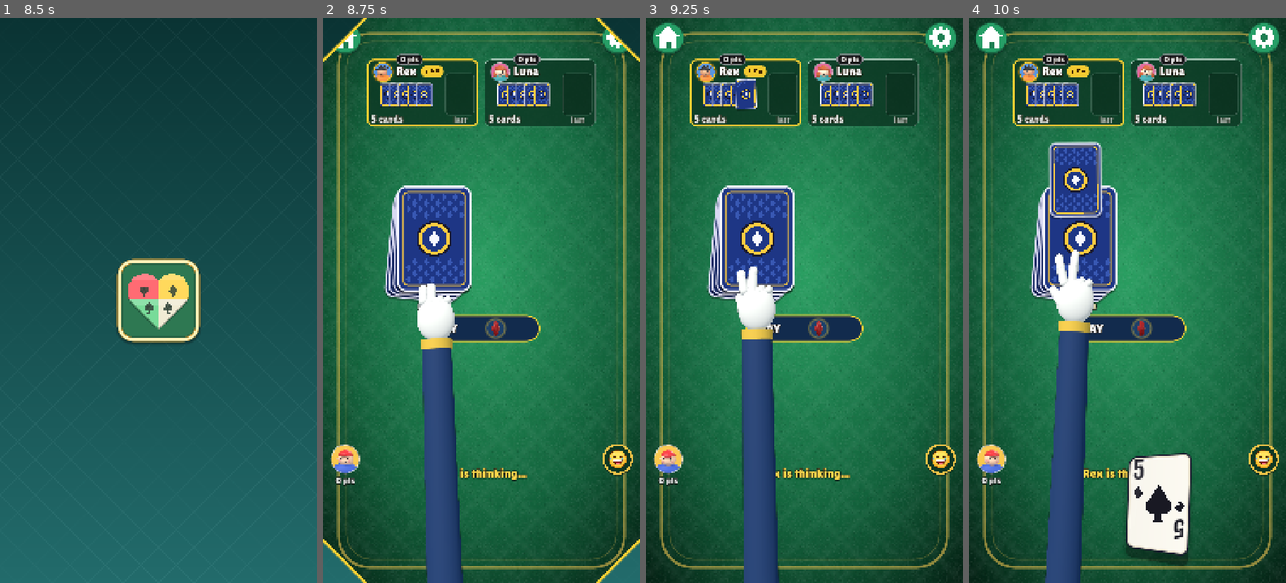
Above: before the commit, frames 1-4 (left to right).
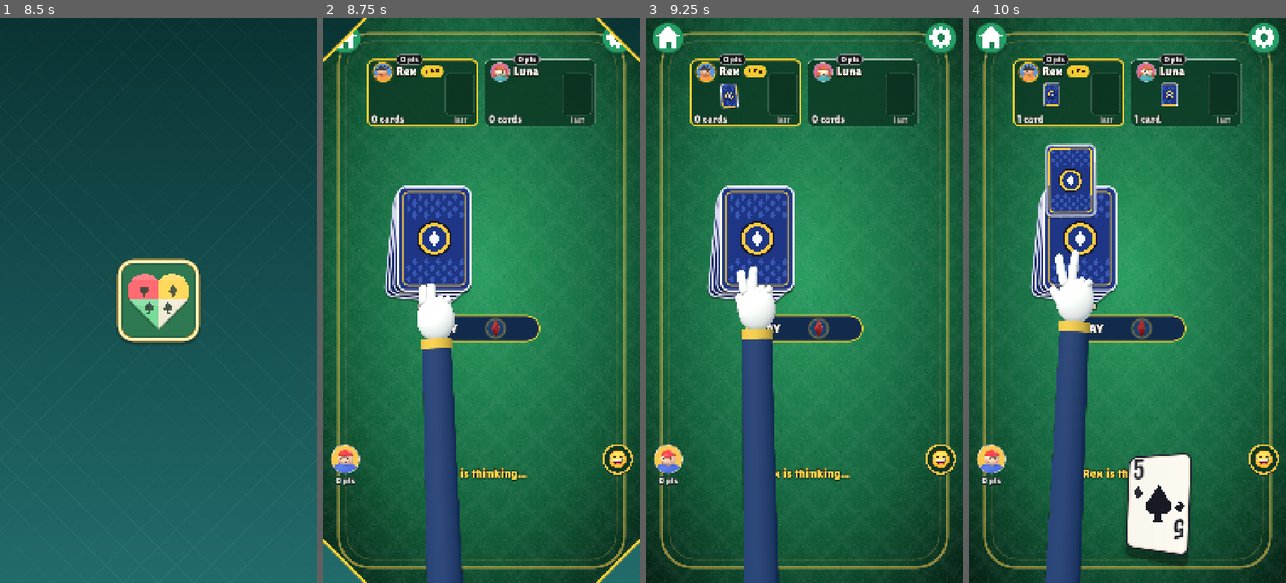
Above: after the commit, the same moments.

Repository: lambou/jcommand-cards-monorepo
Game: Godot game, scene res://scenes/main.tscn
Same seed, same stepped clock (60 frames per second), same inputs: the game is played once before the commit and once after it.
Inputs (mouse positions are in pixels of both pictures, inside the frame that each line leads up to):
- Up to frame 1 (8.5 s): tap Enter at 0.5 s; move the mouse to (228, 272) at 0.52 s; hold Right 0.53-1.25 s; click (228, 272) at 0.67 s; tap Space at 0.77 s; drag from (95, 328) to (142, 413) at 1.27 s; move the mouse to (190, 176) at 2.02 s; hold Right 2.03-2.75 s; drag from (142, 413) to (63, 215) at 2.77 s; click "Easy" at 3.5 s; click "Easy" at 4.25 s; click "Normal" at 5 s; click "Normal" at 5.75 s; click "PLAY" at 6.5 s; click "PLAY" at 7.25 s; drag from (256, 18) to (174, 300) at 8.02 s
- Up to frame 2 (8.75 s): no input
- Up to frame 3 (9.25 s): drag from (756, 238) to (756, 159) at 8.77 s
- Up to frame 4 (10 s): move the mouse to (1178, 108) at 9.52 s; hold Left from 9.53 s (still down); click (1178, 108) at 9.67 s

Frame 1 is identical in both runs. In frame 2, 1.6% of the frame differs, in the area x 14-72%, y 11-19%; in frame 3, 1.7%; in frame 4, 3.1%, in the area x 14-72%, y 11-36%.

Commit message:
Bot seats: count cards as they land and glide the fan instead of snapping
- A bot's seat counts a drawn/dealt card only when its flight lands.
- The fan's layout glides toward the real count, so the other cards slide aside smoothly.
- Flights land in the exact slot (and size) the new card takes in the fan.
- Tests: test_bot_draw_count (counts follow flights, no fan card jumps); fix suit name in test_bot_gate.

Co-Authored-By: Claude Sonnet 5.5 <noreply@anthropic.com>

Diff:
--- /dev/null
+++ b/apps/mobile/scripts/tests/test_bot_draw_count.gd
@@ -0,0 +1,150 @@
+extends SceneTree
+## A bot's seat must not show a card before the card has flown there: not while dealing, and not when it draws from
+## the bank (the seat's count only goes up as each flight lands).
+##   godot --headless --path apps/mobile -s res://scripts/tests/test_bot_draw_count.gd
+
+const Table := preload("res://scripts/ui/table.gd")
+const Settings := preload("res://scripts/game/settings.gd")
+const DealPlan := preload("res://scripts/game/deal_plan.gd")
+const CardEngine := preload("res://scripts/engine/engine.gd")
+
+var failures: Array = []
+
+
+func _init() -> void:
+	_run()
+
+
+func _check(ok: bool, msg: String) -> void:
+	if not ok:
+		failures.append(msg)
+
+
+func _flyers(t: Control) -> int:
+	var n := 0
+	for f in t.fx.get_children():
+		if f is Control and f.visible and not f.has_meta("standin"):
+			n += 1
+	return n
+
+
+## x of every drawn fan card of the bot's seat right now.
+func _fan_xs(t: Control) -> Array:
+	var v: Control = t.opp_views["bot1"]
+	var fan_w: float = v.mini_rect().position.x - 28.0
+	var xs: Array = []
+	for i in mini(v.count, v.FAN_MAX):
+		xs.append(v._fan_x(i, maxf(v.lay_n, float(i + 1)), fan_w))
+	return xs
+
+
+## Largest one-frame move of a card that was already there (the newcomer has no previous position).
+func _jump(prev: Array, cur: Array) -> float:
+	var worst := 0.0
+	for i in mini(prev.size(), cur.size()):
+		worst = maxf(worst, absf(float(cur[i]) - float(prev[i])))
+	return worst
+
+
+func _run() -> void:
+	await process_frame
+	Settings.load_settings()
+	Settings.deal_style = DealPlan.FLY
+	Settings.reduce_motion = false
+	var t: Control = Table.new()
+	root.add_child(t)
+	await process_frame
+	t.bots = 1
+	t.difficulty = "normal"
+	t._build()
+	t.game.bot_delay = 99.0 # we drive the bot by hand
+	t.game.bot_delay_max = -1.0
+	t.game.start(1, "normal", 3)
+	var hand_n: int = (t.game.state["players"][1]["hand"] as Array).size()
+
+	# 1. The deal: the bot's count climbs card by card and never starts at its full hand.
+	var seen: Array = []
+	var worst_deal := 0.0
+	var prev_xs: Array = []
+	var elapsed := 0.0
+	while t._dealing and elapsed < 10.0:
+		await process_frame
+		elapsed += root.get_process_delta_time()
+		seen.append(int(t.opp_views["bot1"].count))
+		var xs := _fan_xs(t)
+		worst_deal = maxf(worst_deal, _jump(prev_xs, xs))
+		prev_xs = xs
+	_check(seen.size() > 5 and int(seen[0]) < hand_n, "deal: the bot's seat does not start with its full hand (first %s of %d)" % [str(seen[0] if seen.size() > 0 else -1), hand_n])
+	var mono := true
+	for i in range(1, seen.size()):
+		if int(seen[i]) < int(seen[i - 1]):
+			mono = false
+	_check(mono, "deal: the bot's count only ever goes up")
+	_check(worst_deal < 8.0, "deal: no fan card jumps (worst %.1f px in one frame)" % worst_deal)
+	await create_timer(0.3).timeout
+	_check(int(t.opp_views["bot1"].count) == hand_n, "deal: the bot ends with its full hand (%d)" % int(t.opp_views["bot1"].count))
+
+	# 2. A bot draw: the count stays until the card lands.
+	if t.game.is_human_turn():
+		var acts: Array = CardEngine.legal_actions(t.game.state, "you")
+		var a: Dictionary = acts[0]
+		if a["type"] == "play":
+			t.game.human_play(a["cardId"], "H")
+		elif a["type"] == "draw":
+			t.game.human_draw()
+		else:
+			t.game.human_take_penalty()
+		await create_timer(2.0).timeout
+	var before: int = int(t.opp_views["bot1"].count)
+	var actual_before: int = (t.game.state["players"][1]["hand"] as Array).size()
+	if t.game.current_id() == "bot1":
+		var legal: Array = CardEngine.legal_actions(t.game.state, "bot1")
+		var act := {}
+		for a in legal:
+			if a["type"] == "draw" or a["type"] == "takePenalty":
+				act = a
+		if act.is_empty():
+			print("SKIP: the bot had no draw action in this position")
+		else:
+			t.game._apply(act)
+			var actual_after: int = (t.game.state["players"][1]["hand"] as Array).size()
+			var gained := actual_after - actual_before
+			await process_frame
+			var early := 0
+			var guard := 0
+			var worst_draw := 0.0
+			var prev_d := _fan_xs(t)
+			var landed := false
+			while guard < 300:
+				var c: int = int(t.opp_views["bot1"].count)
+				if _flyers(t) > 0 and c > before:
+					early += 1
+				if c == before + gained:
+					landed = true
+					break
+				await process_frame
+				var cur_d := _fan_xs(t)
+				worst_draw = maxf(worst_draw, _jump(prev_d, cur_d))
+				prev_d = cur_d
+				guard += 1
+			_check(gained > 0, "the bot drew at least one card (%d)" % gained)
+			_check(early == 0, "draw: the seat never shows a card while one is still flying (%d early frames)" % early)
+			var tail := 0.0
+			while tail < 0.5: # keep watching while the other cards glide into their new places
+				await process_frame
+				tail += root.get_process_delta_time()
+				var cur_t := _fan_xs(t)
+				worst_draw = maxf(worst_draw, _jump(prev_d, cur_t))
+				prev_d = cur_t
+			_check(worst_draw < 8.0, "draw: no fan card jumps (worst %.1f px in one frame)" % worst_draw)
+			_check(landed, "draw: the seat ends with the drawn card(s) counted")
+	else:
+		print("SKIP: not the bot's turn after the human move")
+
+	if failures.is_empty():
+		print("PASS: bot seat counts follow the flights")
+		quit(0)
+	else:
+		for f in failures:
+			printerr("FAIL " + f)
+		quit(1)
--- a/apps/mobile/scripts/tests/test_bot_gate.gd
+++ b/apps/mobile/scripts/tests/test_bot_gate.gd
@@ -38,7 +38,7 @@
 	var answered := [-1.0]
 	g.updated.connect(func(_e): if answered[0] < 0.0: answered[0] = float(Time.get_ticks_msec() - t0) / 1000.0)
 	match act["type"]:
-		"play": g.human_play(act["cardId"], "hearts")
+		"play": g.human_play(act["cardId"], "H")
 		"draw": g.human_draw()
 		_: g.human_take_penalty()
 	answered[0] = -1.0 # ignore the human's own update; wait for the next one
--- a/apps/mobile/scripts/ui/opponent_view.gd
+++ b/apps/mobile/scripts/ui/opponent_view.gd
@@ -11,6 +11,10 @@
 var player_name := ""
 var avatar_index := 0
 var count := 0
+var lay_n := 0.0 # the card count the fan is laid out for: glides toward `count`, so the cards slide to make room
+var _fan_seen := false
+const FAN_MAX := 8
+const FAN_SPEED := 7.0 # cards per second the fan's layout glides
 var active := false
 var status := ""
 var has_last := false
@@ -82,6 +86,9 @@
 	set_process(true) # avatar idle animation + CHECK pulse
 	player_name = p_name
 	count = p_count
+	if not _fan_seen: # the first look at a seat (or a resumed game) shows the fan as it is, no glide
+		_fan_seen = true
+		lay_n = float(count)
 	active = p_active
 	status = p_status
 	_set_out(p_status != "" and p_status != "Last card played!")
@@ -189,8 +196,41 @@
 	return font.get_string_size(text, HORIZONTAL_ALIGNMENT_LEFT, -1, 28).x
 
 
-func _process(_delta: float) -> void:
-	queue_redraw() # drives the CHECK pulse
+## Where card `index` of the fan sits (in this seat's own coordinates) once it has just arrived, and how wide it
+## is: the table flies a drawn / dealt card to exactly there, so it lands in its slot without a snap.
+func slot_center(index: int) -> Vector2:
+	var fan_w := mini_rect().position.x - 28.0
+	var i := clampi(index, 0, FAN_MAX - 1)
+	var cw := _fan_card_w(fan_w)
+	return Vector2(_fan_x(i, float(i + 1), fan_w) + cw / 2.0, _fan_y(fan_w) + cw * 1.42 / 2.0)
+
+
+func fan_card_width() -> float:
+	return _fan_card_w(mini_rect().position.x - 28.0)
+
+
+func _fan_card_w(fan_w: float) -> float:
+	return minf(56.0, fan_w * 0.3)
+
+
+## Left edge of card `i` when the fan is laid out for `n` cards (n may be fractional while it glides).
+func _fan_x(i: int, n: float, fan_w: float) -> float:
+	var cw := _fan_card_w(fan_w)
+	var nn := clampf(n, 1.0, float(FAN_MAX))
+	var spread := minf(cw * 0.55, (fan_w - cw) / maxf(nn - 1.0, 1.0))
+	var total_w := cw + spread * (nn - 1.0)
+	return 14.0 + (fan_w - total_w) / 2.0 + spread * float(i)
+
+
+func _fan_y(fan_w: float) -> float:
+	var chh := _fan_card_w(fan_w) * 1.42
+	return 64.0 + (maxf(size.y - 64.0 - 52.0, chh) - chh) / 2.0
+
+
+func _process(delta: float) -> void:
+	if not is_equal_approx(lay_n, float(count)):
+		lay_n = float(count) if Settings.reduce() else move_toward(lay_n, float(count), delta * FAN_SPEED)
+	queue_redraw() # drives the CHECK pulse and the fan's glide
 	if out:
 		stamp.queue_redraw() # the crown's sway
 
@@ -262,16 +302,13 @@
 	var mr := mini_rect()
 	var fan_w := mr.position.x - 28.0
 
-	# Fan of card backs (at most 8 drawn), left of the last-played preview.
-	var shown := mini(count, 8)
-	var cw := minf(56.0, fan_w * 0.3)
+	# Fan of card backs (at most FAN_MAX drawn), left of the last-played preview. A card that just arrived sits in the
+	# slot the flying card landed in; the others glide to their new places as `lay_n` catches up with `count`.
+	var cw := _fan_card_w(fan_w)
 	var chh := cw * 1.42
-	var spread := minf(cw * 0.55, (fan_w - cw) / maxf(float(shown - 1), 1.0))
-	var total_w := cw + spread * float(maxi(shown - 1, 0))
-	var x0 := 14.0 + (fan_w - total_w) / 2.0
-	var y0 := 64.0 + (maxf(size.y - 64.0 - 52.0, chh) - chh) / 2.0
-	for i in shown:
-		var r := Rect2(Vector2(x0 + spread * i, y0), Vector2(cw, chh))
+	var y0 := _fan_y(fan_w)
+	for i in mini(count, FAN_MAX):
+		var r := Rect2(Vector2(_fan_x(i, maxf(lay_n, float(i + 1)), fan_w), y0), Vector2(cw, chh))
 		CardView.draw_back(self, r)
 
 	var label := "%d card%s" % [count, "" if count == 1 else "s"]
--- a/apps/mobile/scripts/ui/table.gd
+++ b/apps/mobile/scripts/ui/table.gd
@@ -93,6 +93,7 @@
 var _turn_gate_ms := 0 # when the last queued turn change is due
 var _turn_serial := 0 # bumped on reset so stale timers do nothing
 var _hidden: Dictionary = {} # card id -> true: hand cards still "in flight"
+var _incoming: Dictionary = {} # bot id -> cards still flying to its seat (not yet counted in its seat's card count)
 var _last_played: Dictionary = {} # player id -> card
 var _stack_note := ""
 var _sliding := 0 # 2s currently sliding under the pile
@@ -218,6 +219,7 @@
 	hand_views.clear()
 	_log.clear()
 	_hidden.clear()
+	_incoming.clear()
 	_last_played.clear()
 	_last_floor_id = -1
 	_floor_held = -1
@@ -686,6 +688,16 @@
 			new_ids.append(c["id"])
 			_hidden[c["id"]] = true
 
+	# A bot's drawn / dealt cards are not counted on its seat until their flights land (see _land_bot).
+	if first:
+		for p in st["players"]:
+			if p["id"] != ME:
+				_incoming[p["id"]] = (p["hand"] as Array).size()
+	else:
+		for e in events:
+			if (e["type"] == "draw" or e["type"] == "penaltyTaken") and e["playerId"] != ME and int(e["count"]) > 0:
+				_incoming[e["playerId"]] = int(_incoming.get(e["playerId"], 0)) + int(e["count"])
+
 	# The new top card appears on the stack only when its flight lands.
 	_floor_held = -1
 	if first:
@@ -931,9 +943,9 @@
 			# The hand's own throw launches the card (one clock), so the fingers and the card never drift apart.
 			_dealer_throw(float(step["grab"]), float(step["send"]) - float(step["grab"]), dealer, plan["flick"],
 					_deal_aim(_deal_target_x(seat, card), bank_c.x), bank_c, bank_w,
-					func(): _deal_flight(seat, card, bank_c, bank_w, 0.0, style))
+					func(): _deal_flight(seat, card, bank_c, bank_w, 0.0, style, int(step["round"])))
 		else:
-			_deal_flight(seat, card, bank_c, bank_w, float(step["send"]), style)
+			_deal_flight(seat, card, bank_c, bank_w, float(step["send"]), style, int(step["round"]))
 	# Then the starting card is turned over onto the stack.
 	var floor_card: Dictionary = st["stack"][st["stack"].size() - 1]
 	var send := float(plan["start"]["send"])
@@ -978,7 +990,7 @@
 
 ## One dealt card flying from the bank to `seat` at time `send`. Yours is shown face-up as it lands.
 ## Its one sound plays as it leaves (see _deal_tick), not on landing, so it is on the dealer's throw.
-func _deal_flight(seat: String, card: Dictionary, bank_c: Vector2, bank_w: float, send: float, style: int) -> Control:
+func _deal_flight(seat: String, card: Dictionary, bank_c: Vector2, bank_w: float, send: float, style: int, round_index: int = 0) -> Control:
 	if seat == ME:
 		var hv := _hand_view(card["id"])
 		if hv == null:
@@ -992,7 +1004,9 @@
 			mine = _fly_flip(card, bank_c, bank_w, _center(hv), hv.size.x, send, landed, false, hv) # peeled and turned, like a draw
 		_deal_tick(mine, send)
 		return mine
-	var flyer := _fly({}, false, false, bank_c, bank_w, _seat_center(seat), 70.0, send, FLY, Callable())
+	var opp: Control = opp_views[seat]
+	var slot: Vector2 = opp.position + opp.slot_center(round_index)
+	var flyer := _fly({}, false, false, bank_c, bank_w, slot, opp.fan_card_width(), send, FLY, func(): _land_bot(seat, 1))
 	_deal_tick(flyer, send)
 	if style != DealPlan.FLY and flyer != null and not Settings.reduce(): # a little flick as it leaves the hand
 		var spin := _react_rng.randf_range(-0.35, 0.35)
@@ -1197,8 +1211,14 @@
 			slide_to.y = minf(slide_to.y - _hand_card_size().y * 0.1, size.y - 210.0)
 			slide_t = maxf(STAGGER * float(n - 1), 0.25) + 0.15
 	else:
+		# Each card lands in the very slot it will occupy in the seat's fan (no snap when it joins the others).
+		var seat: Control = opp_views[who]
+		var base := (_find(game.state, who)["hand"] as Array).size() - count
 		for i in n:
-			var flight := _fly({}, false, false, bank_c, bank_w, _seat_center(who), 70.0, lead + STAGGER * i, FLY, func(): Sfx.play("draw", 0.45), false, grab and i == 0)
+			var slot: Vector2 = seat.position + seat.slot_center(base + i)
+			var flight := _fly({}, false, false, bank_c, bank_w, slot, seat.fan_card_width(), lead + STAGGER * i, FLY, func():
+				Sfx.play("draw", 0.45)
+				_land_bot(who, (count - (n - 1)) if i == n - 1 else 1), false, grab and i == 0)
 			if i == 0:
 				first = flight
 	if grab and first != null:
@@ -1552,9 +1572,17 @@
 			status = "Last card played!"
 		var last: Dictionary = _last_played.get(p["id"], {})
 		var on_top: bool = not last.is_empty() and last["id"] == _last_floor_id
-		v.update_info(_who(p["id"]), p["hand"].size(), (cur_id == p["id"]) and not st["over"], status, last, on_top, _in_check(p) and not st["over"])
+		var shown_n := maxi((p["hand"] as Array).size() - int(_incoming.get(p["id"], 0)), 0)
+		v.update_info(_who(p["id"]), shown_n, (cur_id == p["id"]) and not st["over"], status, last, on_top, _in_check(p) and not st["over"])
 	_update_captions()
 	_update_check_state(st)
+
+
+## `k` cards flying to a bot's seat have landed: count them now.
+func _land_bot(who: String, k: int) -> void:
+	_incoming[who] = maxi(int(_incoming.get(who, 0)) - k, 0)
+	if game != null and not game.state.is_empty() and is_inside_tree():
+		_update_seats(game.state)
 
 
 ## Is it your turn AS THE TABLE SHOWS IT? The engine says "your turn" the instant a move is applied (and from the very
